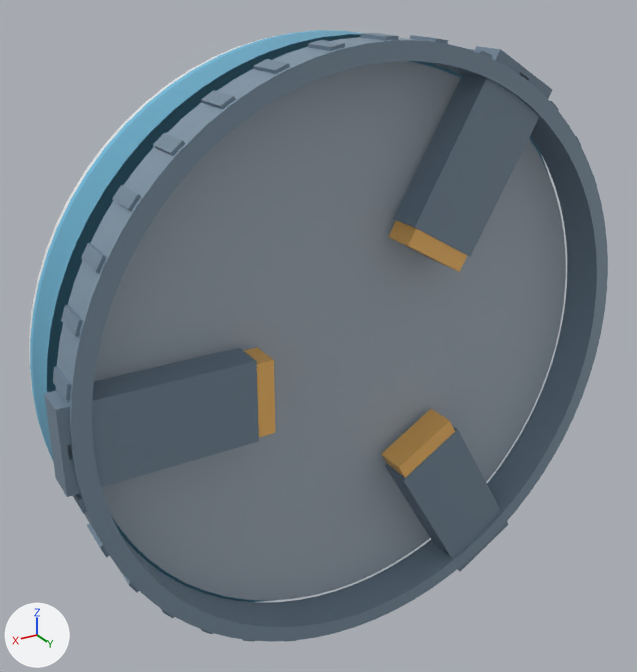
One commit to the glTF model cad/outputs/cap_gripper_universal_65.glb: the scene before it, then after it.
The view is the same before and after, from a 50 mm camera at (53.6, 74.8, 43.6) aimed at (2.6, -10.1, 1.1). The axes (+X, +Y, +Z) are drawn at lower left. The lights are the same throughout. The older version comes first.

Names of what the first picture shows: 'chuck_hub', 'folding_bail', 'jaw_0', 'jaw_1', 'jaw_2', 'puck_shell_floor', 'puck_shell_wall', 'scroll_collar', 'silicone_pad_0', 'silicone_pad_1', 'silicone_pad_2', 'top_lid_skirt' and 15 more.
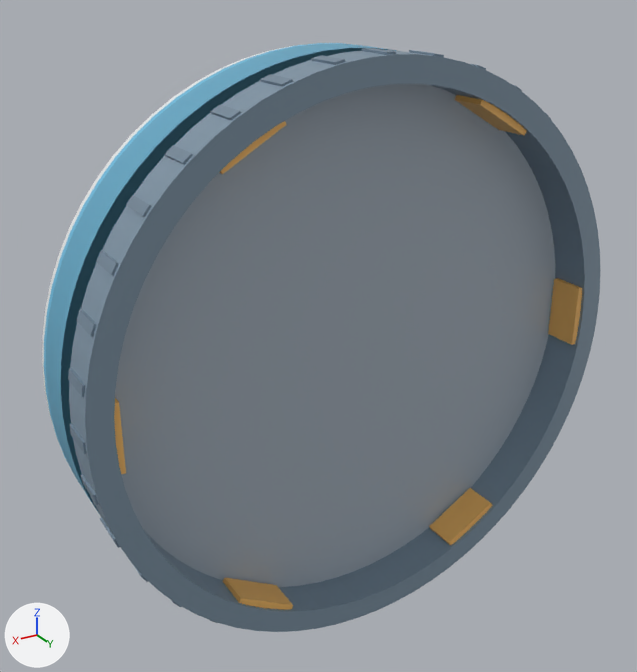
Where the change shows, as pixel boxes (x1, y1, x2, y2) in the pictures (637 x 672 px):
'scroll_collar', reshaped: before (56, 37, 608, 642); after (69, 50, 601, 632)
'puck_shell_wall', reshaped (mostly hidden): before (32, 31, 549, 602); after (46, 44, 396, 513)
'jaw_0', deleted (blue): before (44, 348, 259, 497)
'jaw_1', deleted (blue): before (394, 46, 552, 257)
'jaw_2', deleted (blue): before (385, 427, 509, 571)
'puck_shell_floor', rescaled: before (43, 34, 548, 602); after (58, 47, 386, 511)
'top_lid_skirt', reshaped (mostly hidden): before (30, 30, 349, 460); after (44, 43, 362, 479)
'silicone_pad_2', deleted (brown): before (382, 409, 455, 478)
'folding_bail', reshaped (mostly hidden): before (29, 36, 275, 414); after (42, 44, 307, 430)
'collet_petal_4', added (brown): after (429, 488, 492, 545)
'collet_petal_3', added (brown): after (548, 278, 582, 345)
'silicone_pad_1', deleted (brown): before (389, 220, 468, 272)
'silicone_pad_0', deleted (brown): before (244, 348, 275, 437)
'collet_petal_5', added (brown): after (223, 578, 293, 609)
'collet_petal_2', added (brown): after (454, 95, 527, 136)
'collet_petal_1', added: after (219, 121, 287, 174)
'collet_petal_0', added (brown): after (114, 398, 126, 474)

What changed in the scene script:
```text
Change me_scroll_collar:
    remove me_scroll_collar.from_pydata(...)  # 288 vertices, 576 faces; spans x -36.0..36.0, y -5.2..0.0, z -36.0..36.0
    add me_scroll_collar.from_pydata(...)  # 288 vertices, 576 faces; spans x -34.7..34.7, y -5.2..0.0, z -34.7..34.7
    me_scroll_collar part 1: 288 of 288 vertices moved; they spanned x -36.0..36.0, y -5.2..0.0, z -36.0..36.0 and now span x -34.7..34.7, y -5.2..0.0, z -34.7..34.7; mean shift (0.0, 0.0, 0.0)
Change me_puck_shell_wall:
    remove me_puck_shell_wall.from_pydata(...)  # 288 vertices, 576 faces; spans x -36.0..36.0, y -13.9..-8.4, z -36.0..36.0
    add me_puck_shell_wall.from_pydata(...)  # 288 vertices, 576 faces; spans x -34.7..34.7, y -13.8..-8.1, z -34.7..34.7
    me_puck_shell_wall part 2: 288 of 288 vertices moved; they spanned x -36.0..36.0, y -13.9..-8.4, z -36.0..36.0 and now span x -34.7..34.7, y -13.8..-8.1, z -34.7..34.7; mean shift (0.0, 0.2, 0.0)
Change me_puck_shell_floor:
    remove me_puck_shell_floor.from_pydata(...)  # 130 vertices, 256 faces; spans x -36.0..36.0, y -9.6..-8.4, z -36.0..36.0
    add me_puck_shell_floor.from_pydata(...)  # 130 vertices, 256 faces; spans x -34.7..34.7, y -9.1..-8.1, z -34.7..34.7
    me_puck_shell_floor part 3: the whole mesh is scaled about its middle by (0.963, 0.833, 0.963), then moved by (0.0, 0.3, 0.0)
Change me_top_lid_skirt:
    remove me_top_lid_skirt.from_pydata(...)  # 288 vertices, 576 faces; spans x -36.0..36.0, y -14.9..-13.9, z -36.0..36.0
    add me_top_lid_skirt.from_pydata(...)  # 288 vertices, 576 faces; spans x -34.7..34.7, y -14.6..-13.8, z -34.7..34.7
    me_top_lid_skirt part 4: 288 of 288 vertices moved; they spanned x -36.0..36.0, y -14.9..-13.9, z -36.0..36.0 and now span x -34.7..34.7, y -14.6..-13.8, z -34.7..34.7; mean shift (0.0, 0.2, 0.0)
Change me_folding_bail:
    remove me_folding_bail.from_pydata(...)  # 148 vertices, 292 faces; spans x 0.0..35.8, y -16.1..-14.9, z -35.8..35.8
    add me_folding_bail.from_pydata(...)  # 148 vertices, 292 faces; spans x 0.0..34.5, y -15.8..-14.6, z -34.5..34.5
    me_folding_bail part 5: 148 of 148 vertices moved; they spanned x 0.0..35.8, y -16.1..-14.9, z -35.8..35.8 and now span x 0.0..34.5, y -15.8..-14.6, z -34.5..34.5; mean shift (-0.6, 0.3, 0.0)
Remove ob_jaw_0:
    ob_jaw_0 = bpy.data.objects.new('jaw_0', me_jaw_0)
Remove ob_silicone_pad_0:
    ob_silicone_pad_0 = bpy.data.objects.new('silicone_pad_0', me_silicone_pad_0)
Remove ob_jaw_1:
    ob_jaw_1 = bpy.data.objects.new('jaw_1', me_jaw_1)
Remove ob_silicone_pad_1:
    ob_silicone_pad_1 = bpy.data.objects.new('silicone_pad_1', me_silicone_pad_1)
Remove ob_jaw_2:
    ob_jaw_2 = bpy.data.objects.new('jaw_2', me_jaw_2)
Remove ob_silicone_pad_2:
    ob_silicone_pad_2 = bpy.data.objects.new('silicone_pad_2', me_silicone_pad_2)
Add ob_collet_petal_5:
    ob_collet_petal_5 = bpy.data.objects.new('collet_petal_5', me_collet_petal_5)  # 8 vertices, 12 faces; spans x 12.01..19.59, y -4.8..-0.4, z -29.93..-24.8
    ob_collet_petal_5.location = (0.0, 0.0, 0.0)
Add ob_collet_petal_4:
    ob_collet_petal_4 = bpy.data.objects.new('collet_petal_4', me_collet_petal_4)  # 8 vertices, 12 faces; spans x -19.59..-12.01, y -4.8..-0.4, z -29.93..-24.8
    ob_collet_petal_4.location = (0.0, 0.0, 0.0)
Add ob_collet_petal_3:
    ob_collet_petal_3 = bpy.data.objects.new('collet_petal_3', me_collet_petal_3)  # a box spanning x -32.25..-30.95, y -4.8..-0.4, z -4.0..4.0
    ob_collet_petal_3.location = (0.0, 0.0, 0.0)
Add ob_collet_petal_2:
    ob_collet_petal_2 = bpy.data.objects.new('collet_petal_2', me_collet_petal_2)  # 8 vertices, 12 faces; spans x -19.59..-12.01, y -4.8..-0.4, z 24.8..29.93
    ob_collet_petal_2.location = (0.0, 0.0, 0.0)
Add ob_collet_petal_1:
    ob_collet_petal_1 = bpy.data.objects.new('collet_petal_1', me_collet_petal_1)  # 8 vertices, 12 faces; spans x 12.01..19.59, y -4.8..-0.4, z 24.8..29.93
    ob_collet_petal_1.location = (0.0, 0.0, 0.0)
Add ob_collet_petal_0:
    ob_collet_petal_0 = bpy.data.objects.new('collet_petal_0', me_collet_petal_0)  # a box spanning x 30.95..32.25, y -4.8..-0.4, z -4.0..4.0
    ob_collet_petal_0.location = (0.0, 0.0, 0.0)
```
